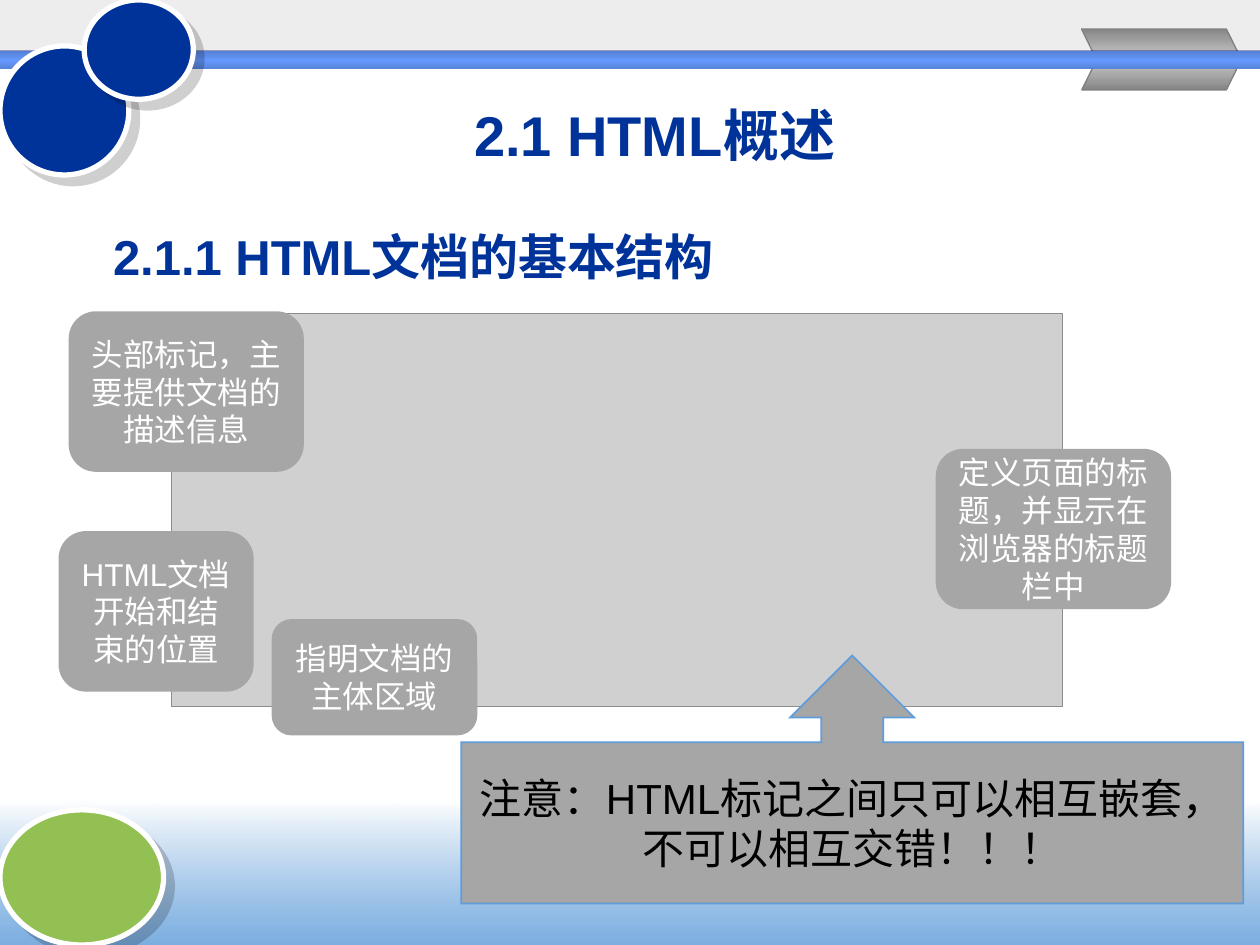
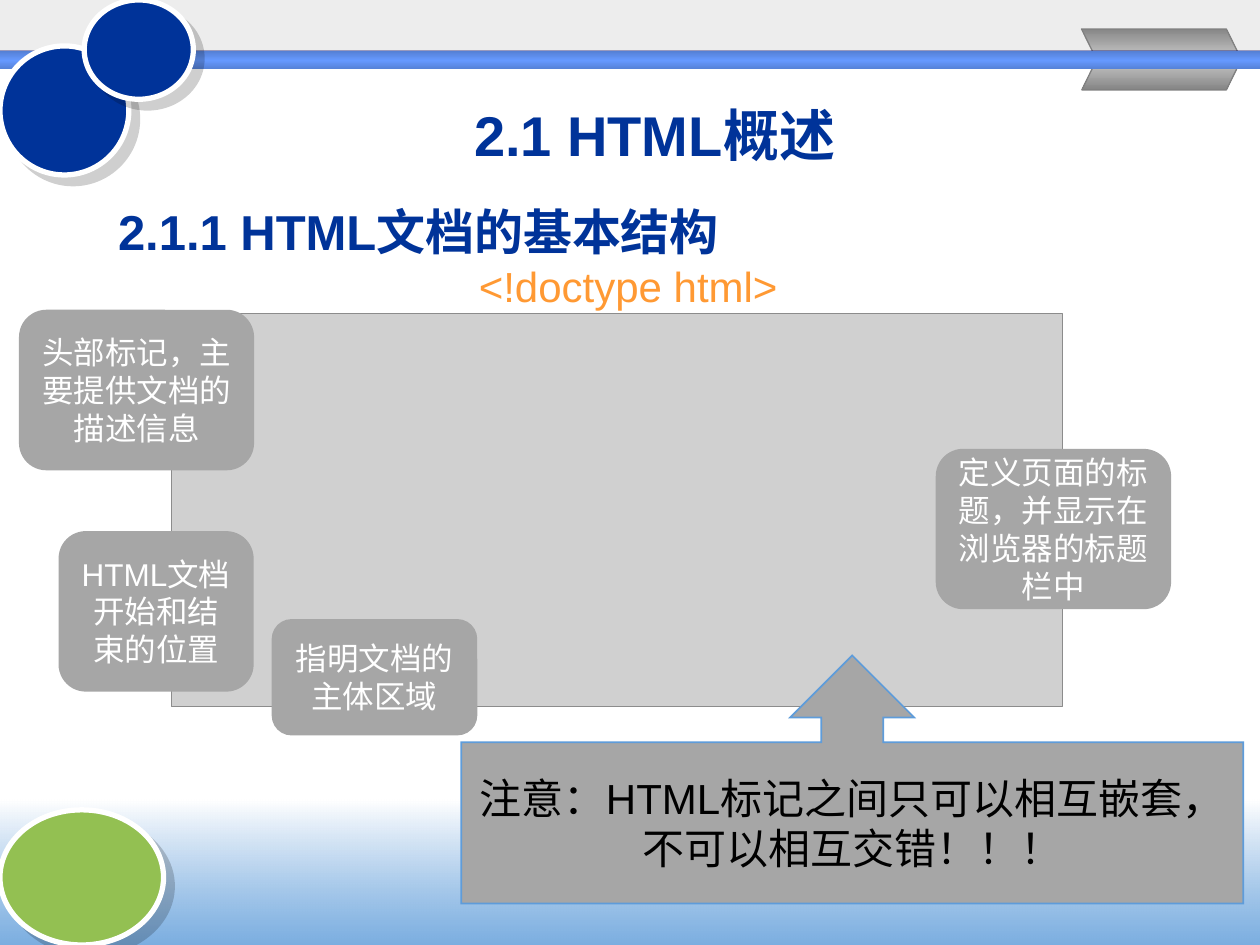
Before and after one commit to Chencao0928/Web-, a slide deck: slide 3 of chapter2/2HTML与CSS.pptx. Drawn at 1260x945 pixels with LibreOffice and Linux fonts; fonts in the diff are those of the drawing; grey boxes stand for pictures; background and template pictures are left out. Boxes give left, top, right and bottom in pixels: in the first picture for what was removed or moved away, otherwise in the second. Text is boxed around its words. In the diff, an @@ line names an element or a change of style, - is before the commit and + after.

```diff
--- a/chapter2/2HTML与CSS.pptx
+++ b/chapter2/2HTML与CSS.pptx
@@ text "2.1.1 HTML文档的基本结构": place and size @@
-text "2.1.1 HTML文档的基本结构" at box(113, 236, 714, 280)
+text "2.1.1 HTML文档的基本结构" at box(118, 211, 719, 255)
@@ text added at box(479, 271, 778, 310), 24 pt, text #FF9933 @@
+<!doctype html>
@@ rounded rectangle "头部标记，主要提供文档的描述信息": place and size @@
-rounded rectangle "头部标记，主要提供文档的描述信息" at box(69, 312, 302, 471)
+rounded rectangle "头部标记，主要提供文档的描述信息" at box(20, 311, 253, 470)
```
Also in this commit, not shown: 36 other slides changed, 7 slides removed, 4 other files.
